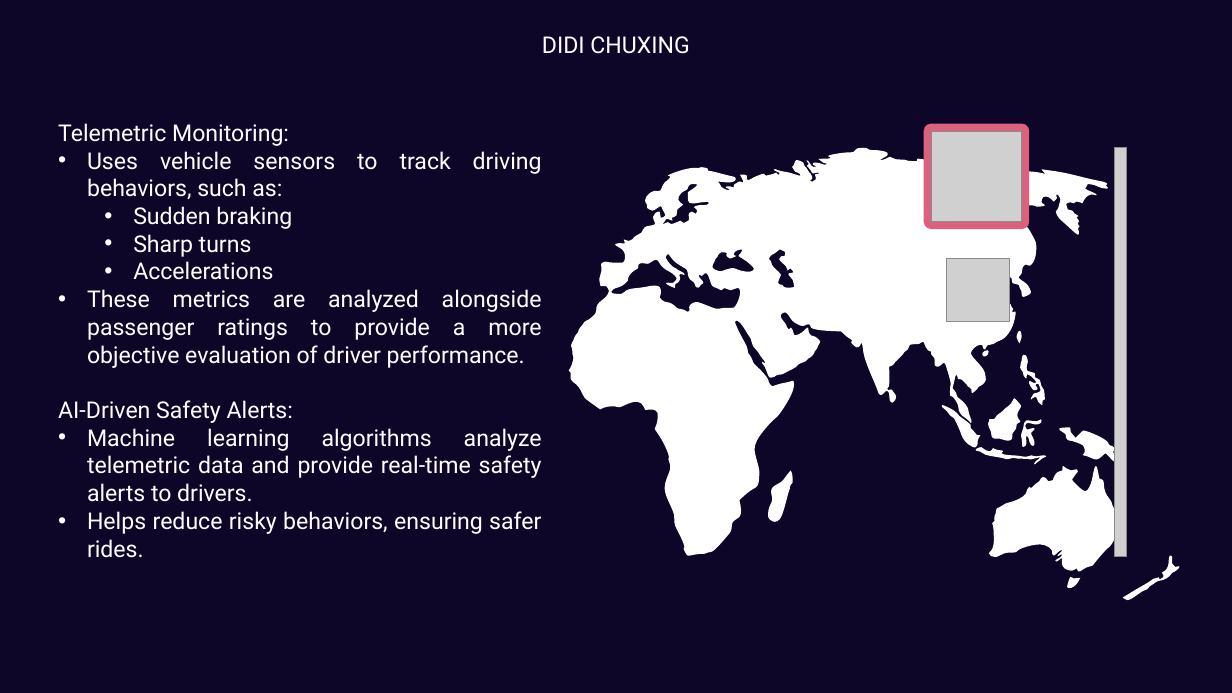
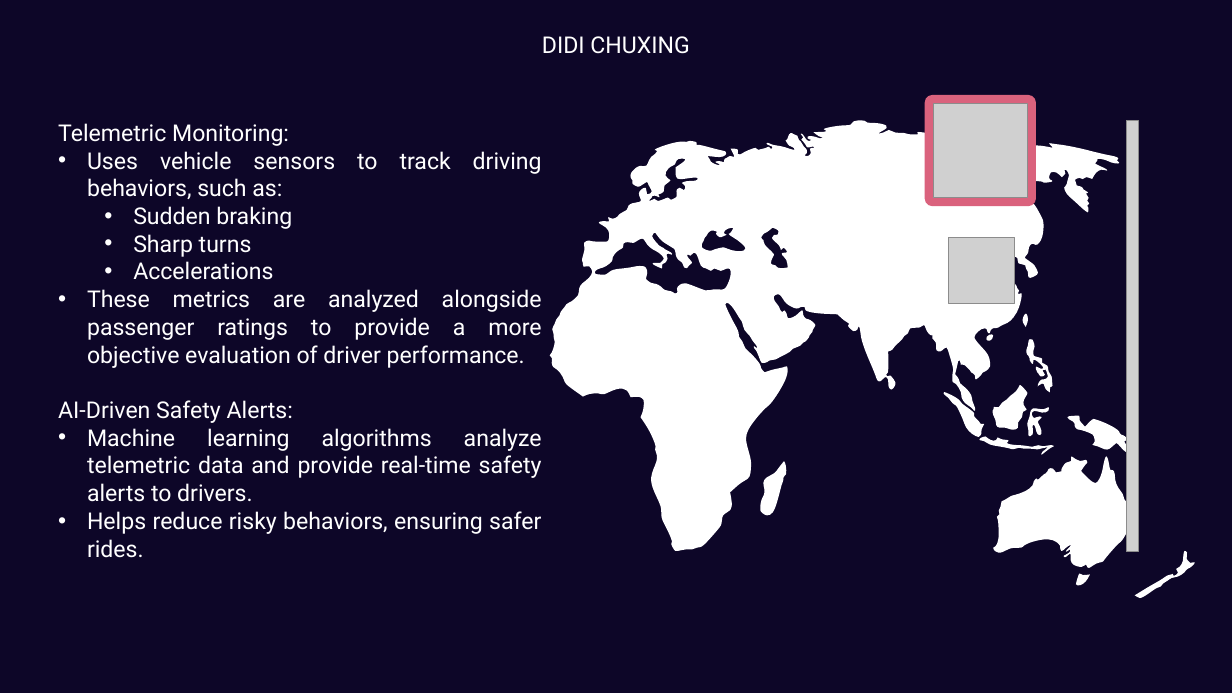
Before and after one commit to GiuseppeSoriano/MoodPilot, a slide deck: slide 11 of Idea/Idea_Presentation.pptx (slide 13 before the commit). Drawn at 1232x693 pixels with LibreOffice and Linux fonts; fonts in the diff are those of the drawing; grey boxes stand for pictures. Boxes give left, top, right and bottom in pixels: in the first picture for what was removed or moved away, otherwise in the second. Text is boxed around its words. In the diff, an @@ line names an element or a change of style, - is before the commit and + after.

```diff
--- a/Idea/Idea_Presentation.pptx
+++ b/Idea/Idea_Presentation.pptx
@@ rounded rectangle: place and size @@
-rounded rectangle at bbox=[924, 124, 1030, 229]
+rounded rectangle at bbox=[925, 95, 1037, 207]
@@ picture: place and size @@
-picture at bbox=[932, 131, 1021, 221]
+picture at bbox=[933, 104, 1028, 198]
@@ freeform shape: place and size @@
-freeform shape at bbox=[569, 148, 1109, 556]
+freeform shape at bbox=[551, 120, 1120, 551]
@@ picture: place and size @@
-picture at bbox=[1116, 148, 1127, 556]
+picture at bbox=[1127, 120, 1139, 552]
@@ picture: place and size @@
-picture at bbox=[946, 259, 1009, 322]
+picture at bbox=[948, 238, 1015, 304]
@@ freeform shape: place and size @@
-freeform shape at bbox=[1018, 331, 1023, 344]
+freeform shape at bbox=[1024, 313, 1030, 326]
@@ 4 freeform shapes: place and size @@
-4 freeform shapes at bbox=[983, 350, 1046, 447]
+4 freeform shapes at bbox=[987, 334, 1055, 436]
@@ freeform shape: place and size @@
-freeform shape at bbox=[943, 405, 982, 447]
+freeform shape at bbox=[945, 392, 985, 437]
@@ freeform shape: place and size @@
-freeform shape at bbox=[1060, 427, 1124, 464]
+freeform shape at bbox=[1068, 416, 1135, 455]
@@ freeform shape: place and size @@
-freeform shape at bbox=[977, 447, 1047, 465]
+freeform shape at bbox=[981, 436, 1055, 455]
@@ freeform shape: place and size @@
-freeform shape at bbox=[769, 470, 794, 522]
+freeform shape at bbox=[762, 461, 787, 516]
@@ freeform shape: place and size @@
-freeform shape at bbox=[990, 466, 1122, 572]
+freeform shape at bbox=[994, 457, 1134, 568]
@@ freeform shape: place and size @@
-freeform shape at bbox=[1124, 555, 1181, 600]
+freeform shape at bbox=[1136, 551, 1196, 598]
@@ freeform shape: place and size @@
-freeform shape at bbox=[1068, 577, 1081, 588]
+freeform shape at bbox=[1078, 573, 1092, 585]
```
Also in this commit, not shown: 5 other slides changed, 2 slides removed, 1 other file.
